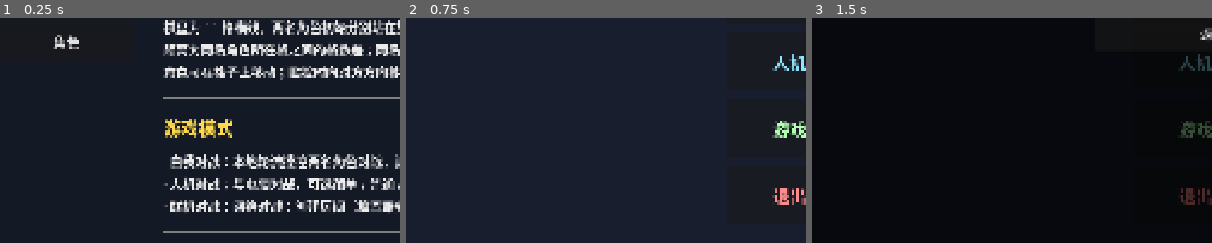
Above: before the commit, frames 1-3 (left to right).
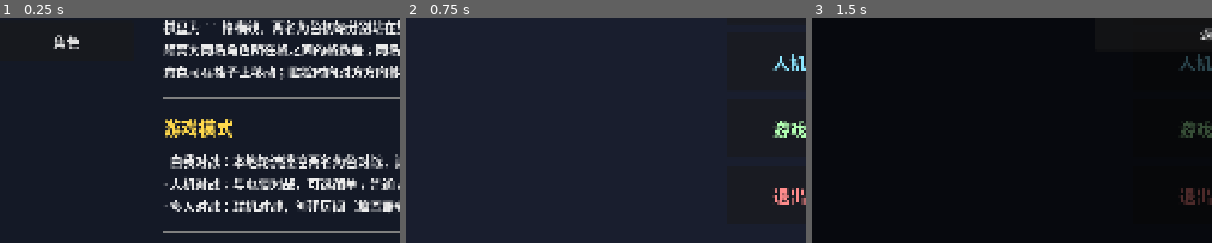
Above: after the commit, the same moments.

Repository: 41hu/card_duel
Game: Godot game, scene res://scenes/wiki_scene.tscn
Same seed, same stepped clock (60 frames per second), same inputs: the game is played once before the commit and once after it. This scene is started directly instead of the project's main scene.
Inputs:
- Up to frame 1 (0.25 s): no input
- Up to frame 2 (0.75 s): click "返回主界面" at 0.5 s
- Up to frame 3 (1.5 s): click "多人对战" at 1.25 s
The pictures show only the part of the screen within x 0-50%, y 50-100%; the shares and areas given below are measured in that part.

The runs differ from the first frame. In frame 1, 0.5% of the frame differs, in the area x 42-73%, y 80-88%; in frame 2, nothing differs; in frame 3, nothing differs.

Commit message:
百科: 游戏模式改名多人对战+角色类统一排版(主维护者授权)
- 游戏模式: 联机对战→多人对战: 联机对战, 创建房间(填服务器地址+房间号)或加入他人房间
- 角色类: 统一格式(属性行 HPX｜近战X｜远程X｜魔法X), 技能分行(主动技/被动技+技能名: 效果), 主动技在前, 每角色独立面板

Diff:
--- a/scripts/ui/wiki_ui.gd
+++ b/scripts/ui/wiki_ui.gd
@@ -6,20 +6,31 @@
 
 @onready var content = $MainHBox/Scroll/Margin/Content
 
-# 角色详细技能描述（属性由角色数据自动渲染；此处补充详细说明，缺失时回退 skill_desc）
-const CHAR_DETAIL: Dictionary = {
-	"swordsman": "近战或重击攻击命中目标后，可选择：抽 1 张牌，或回复 2 点 HP。每回合限一次。",
-	"archer": "每回合打出的第一张普通远程攻击卡不消耗攻击行动点（仅限\"远程\"卡，穿心不享受）。",
-	"mage": "主动技能\"法术强化\"：弃 1 张手牌，获得 2 点魔法强化——可无限叠加；打出魔法或吟唱攻击时，消耗全部强化层数，为本次攻击附加等量伤害。每回合限一次。",
-	"paladin": "每回合第一次受到的伤害减少 2 点（最低为 0）。",
-	"assassin": "主动技能\"暗影步\"：每回合可免费向任意方向移动 1 格，不消耗位移行动点。",
-	"priest": "①使用回复卡时，回复量额外 +2；②受到某类持续伤害（灼烧/中毒）后，清除自身该类持续伤害。",
-	"berserker": "受到直接攻击后获得\"狂化\"状态：近战攻击伤害 +1，持续 3 回合，可叠加。",
-	"warlock": "①功能行动点 +1（每回合 2 点）；②若本回合未打出任何功能卡，回合结束额外抽 1 张牌；③自身受到的所有回血效果 −1（回复 +1 时实际回复 0）。",
-	"gunslinger": "被动\"远程双发\"：远程/穿心攻击固定消耗 2 攻击行动点，并造成两段伤害——每段 =（对应面板 − 距离）÷ 2 向下取整（最低 0）；穿心每段 =（远程面板 + 3 − 距离）÷ 2。两段各自独立结算：敌人需打出两张响应卡才能完全抵挡；圣骑士的首伤减免只对第一段生效，武器命中特效每段触发。",
-	"hunter": "主动技能\"埋伏\"（手牌有远程攻击牌时可用）：消耗 1 攻击行动点，选择一张手牌中的远程攻击牌（远程/穿心），将其转化为捕兽夹放置到棋盘空格（该牌进入弃牌堆，不触发攻击）。捕兽夹可重叠放置，第一个到达该格的单位每个夹子受到 3 点伤害，触发后销毁。",
-	"tracker": "被动\"校准\"：远程或法术攻击命中（造成伤害）后，获得 1 层校准状态——每层使远程攻击伤害 +1，永久持续、可无限叠加。若远程或法术攻击未能造成伤害（被闪避、格挡/牵制减至 0、护甲免疫、无法打出等），全部校准清空。",
-	"wardsmith": "①主动\"护甲注魔\"（整局限一次）：直接选择装备一件近战/远程/法术护甲，不消耗卡牌；②主动\"修复\"（装备的护甲破损时可用）：消耗 2 攻击行动点，并丢弃一张与护甲类型匹配的强化攻击卡（重击→近战防具、穿心→远程防具、吟唱→法术防具），修复 1 点护甲耐久；③被动：装备的护甲耐久上限 +1（为 4 耐久）。",
+# 角色技能（[类型, 技能名, 效果]）：主动技在前、被动技在后，每个技能独立一行；属性由角色数据自动渲染
+const CHAR_SKILLS: Dictionary = {
+	"swordsman": [["被动技", "战意", "近战或重击攻击命中目标后，可选择：抽 1 张牌，或回复 2 点 HP。每回合限一次。"]],
+	"archer": [["被动技", "速射", "每回合打出的第一张普通远程攻击卡不消耗攻击行动点（仅限\"远程\"卡，穿心不享受）。"]],
+	"mage": [["主动技", "法术强化", "弃 1 张手牌，获得 2 点魔法强化——可无限叠加；打出魔法或吟唱攻击时，消耗全部强化层数，为本次攻击附加等量伤害。每回合限一次。"]],
+	"paladin": [["被动技", "圣盾", "每回合第一次受到的伤害减少 2 点（最低为 0）。"]],
+	"assassin": [["主动技", "暗影步", "每回合可免费向任意方向移动 1 格，不消耗位移行动点。"]],
+	"priest": [
+		["被动技", "神恩", "使用回复卡时，回复量额外 +2。"],
+		["被动技", "净化", "受到某类持续伤害（灼烧/中毒）后，清除自身该类持续伤害。"],
+	],
+	"berserker": [["被动技", "狂化", "受到直接攻击后，近战攻击伤害 +1，持续 3 回合，可叠加。"]],
+	"warlock": [
+		["被动技", "邪能", "功能行动点 +1（每回合 2 点）。"],
+		["被动技", "汲取", "若本回合未打出任何功能卡，回合结束额外抽 1 张牌。"],
+		["被动技", "诅咒", "自身受到的所有回血效果 −1（回复 +1 时实际回复 0）。"],
+	],
+	"gunslinger": [["被动技", "远程双发", "远程/穿心攻击固定消耗 2 攻击行动点，并造成两段伤害——每段 =（对应面板 − 距离）÷ 2 向下取整（最低 0）；穿心每段 =（远程面板 + 3 − 距离）÷ 2。两段各自独立结算：敌人需打出两张响应卡才能完全抵挡；圣骑士的首伤减免只对第一段生效，武器命中特效每段触发。"]],
+	"hunter": [["主动技", "埋伏", "手牌有远程攻击牌时可用：消耗 1 攻击行动点，选择一张手牌中的远程攻击牌（远程/穿心），将其转化为捕兽夹放置到棋盘空格（该牌进入弃牌堆，不触发攻击）。捕兽夹可重叠放置，第一个到达该格的单位每个夹子受到 3 点伤害，触发后销毁。"]],
+	"tracker": [["被动技", "校准", "远程或法术攻击命中（造成伤害）后，获得 1 层校准状态——每层使远程攻击伤害 +1，永久持续、可无限叠加。若远程或法术攻击未能造成伤害（被闪避、格挡/牵制减至 0、护甲免疫、无法打出等），全部校准清空。"]],
+	"wardsmith": [
+		["主动技", "护甲注魔", "直接选择装备一件近战/远程/法术护甲，不消耗卡牌（整局限一次）。"],
+		["主动技", "修复", "装备的护甲破损时可用：消耗 2 攻击行动点，并丢弃一张与护甲类型匹配的强化攻击卡（重击→近战防具、穿心→远程防具、吟唱→法术防具），修复 1 点护甲耐久。"],
+		["被动技", "铸甲", "装备的护甲耐久上限 +1（为 4 耐久）。"],
+	],
 }
 
 func _ready():
@@ -104,7 +115,7 @@
 	_add_section("棋盘与位置",
 		"棋盘为 11 格横线，两名角色初始分别站在靠近己方一侧的位置（先手侧第 4 格，后手侧第 7 格）。\n距离为两名角色所在格之间的格数差；两名角色位于相邻两格时即\"贴脸\"（距离为 0）。\n角色可在格子上移动；贴脸时向对方方向移动，可推着对方一起移动。")
 	_add_section("游戏模式",
-		"· 自我对战：本地轮流操控两名角色对战，适合熟悉规则与测试\n· 人机对战：与电脑对战，可选简单 / 普通 / 困难三档难度\n· 联机对战：网络对战：创建房间（填写服务器地址 + 房间号）或加入他人房间")
+		"· 自我对战：本地轮流操控两名角色对战，适合熟悉规则与测试\n· 人机对战：与电脑对战，可选简单 / 普通 / 困难三档难度\n· 多人对战：联机对战，创建房间（填写服务器地址 + 房间号）或加入他人房间")
 	_add_section("开局流程（BP 禁选）",
 		"开局先随机决定禁选顺序，随后：\n1. 先手方（P1）禁用 1 名角色（双方都不可选）\n2. 后手方（P2）禁用 1 名角色\n3. P1 选择自己的角色\n4. P2 选择自己的角色\n5. 再随机确定本局先手，进入战斗")
 	_add_section("牌堆与手牌",
@@ -251,16 +262,27 @@
 		vb.add_theme_constant_override("separation", 10)
 		p.add_child(vb)
 		var head = Label.new()
-		head.text = "%s　HP%d　近%d　远%d　魔%d" % [cd.name, cd.hp, cd.near, cd.range, cd.magic]
+		head.text = "%s　HP%d｜近战%d｜远程%d｜魔法%d" % [cd.name, cd.hp, cd.near, cd.range, cd.magic]
 		head.add_theme_font_size_override("font_size", 34)
 		head.add_theme_color_override("font_color", Style.SELECTED_CYAN)
 		vb.add_child(head)
-		var desc = Label.new()
-		desc.text = "技能：%s" % CHAR_DETAIL.get(char_id, cd.skill_desc)
-		desc.autowrap_mode = TextServer.AUTOWRAP_WORD_SMART
-		desc.add_theme_font_size_override("font_size", 28)
-		desc.add_theme_constant_override("line_spacing", 8)
-		desc.add_theme_color_override("font_color", Color(0.92, 0.92, 0.92))
-		vb.add_child(desc)
+		var skills = CHAR_SKILLS.get(char_id, [])
+		if skills.is_empty():
+			var d = Label.new()
+			d.text = "技能：%s" % cd.skill_desc
+			d.autowrap_mode = TextServer.AUTOWRAP_WORD_SMART
+			d.add_theme_font_size_override("font_size", 28)
+			d.add_theme_constant_override("line_spacing", 8)
+			d.add_theme_color_override("font_color", Color(0.92, 0.92, 0.92))
+			vb.add_child(d)
+		else:
+			for sk in skills:
+				var l = Label.new()
+				l.text = "%s %s：%s" % [sk[0], sk[1], sk[2]]
+				l.autowrap_mode = TextServer.AUTOWRAP_WORD_SMART
+				l.add_theme_font_size_override("font_size", 28)
+				l.add_theme_constant_override("line_spacing", 8)
+				l.add_theme_color_override("font_color", Color(0.92, 0.92, 0.92))
+				vb.add_child(l)
 		content.add_child(p)
 	content.add_child(_sep())
